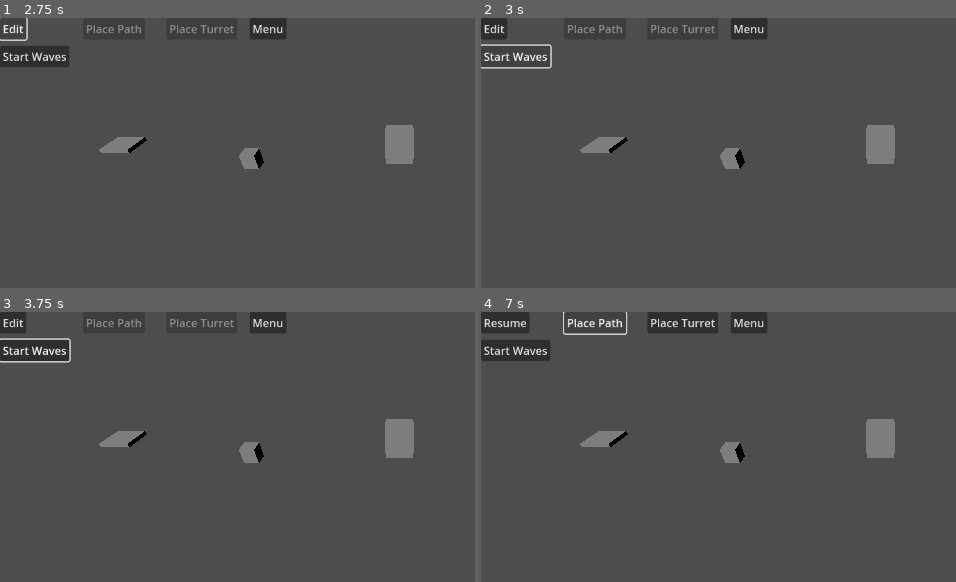
Above: before the commit, frames 1-4 (two rows, left to right).
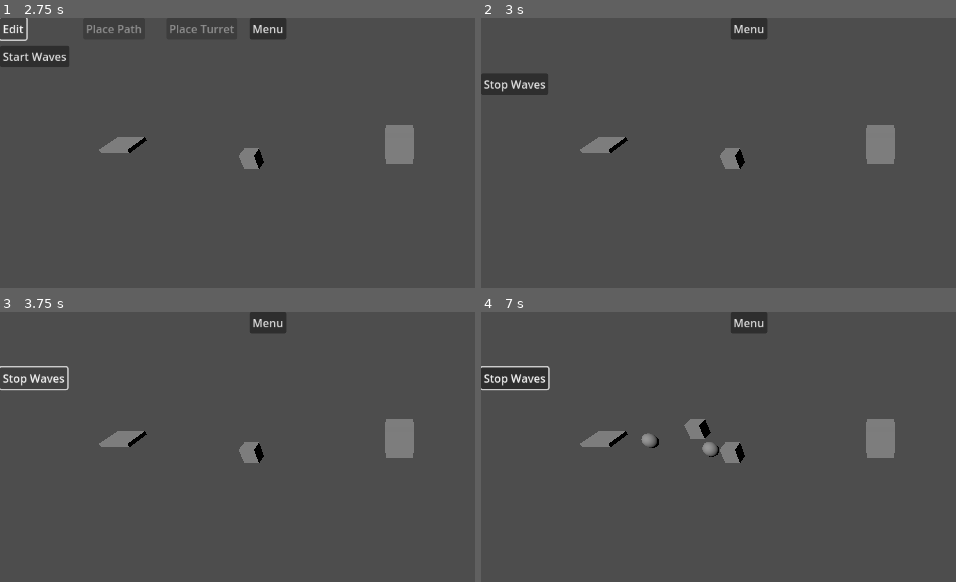
Above: after the commit, the same moments.

Repository: potatozepp/GPT-Test
Game: Godot game, scene res://main.tscn
Same seed, same stepped clock (60 frames per second), same inputs: the game is played once before the commit and once after it.
Inputs (mouse positions are in pixels of both pictures, inside the frame that each line leads up to):
- Up to frame 1 (2.75 s): click "New Game" at 0.5 s; click "Edit" at 1.25 s; click "Resume" at 2 s
- Up to frame 2 (3 s): click "Start Waves" at 2.75 s
- Up to frame 3 (3.75 s): click (33, 379) at 3.5 s, where only the run after the commit has a clickable "Stop Waves"
- Up to frame 4 (7 s): click (514, 349) at 4.25 s, where only the run before the commit has a clickable "Start Waves"; click (495, 322) at 5 s, where only the run before the commit has a clickable "Edit"; click (595, 322) at 5.75 s, where only the run before the commit has a clickable "Place Path"; click (585, 322) at 6.5 s, where only the run before the commit has a clickable "Cancel"

Frame 1 is identical in both runs. In frame 2, 2.1% of the frame differs, in the area x 0-50%, y 0-29%; in frame 3, 2.4%; in frame 4, 4.9%, in the area x 0-51%, y 0-54%.

Commit message:
fix logic

Diff:
--- a/enemy.gd
+++ b/enemy.gd
@@ -73,8 +73,8 @@
 			neighbors.append(p)
 	return neighbors
 
-func _find_nearest(pos: Vector3, positions: Array[Vector3]) -> Vector3:
-	var nearest := positions[0]
+func _find_nearest(pos: Vector3, positions: Array) -> Vector3:
+	var nearest: Vector3 = positions[0]
 	var min_dist := pos.distance_to(nearest)
 	for p in positions:
 		var d := pos.distance_to(p)
--- a/main.gd
+++ b/main.gd
@@ -170,43 +170,21 @@
 func start_waves() -> void:
 	if not game_loaded:
 		return
-		waves_running = true
-		editing_mode = false
-		edit_button.disabled = true
-		edit_button.text = "Edit"
-		run_button.hide()
-		stop_button.show()
-		placement_mode = ""
-		preview_path.hide()
-		preview_tower.hide()
-		path_button.text = "Place Path"
-		turret_button.text = "Place Turret"
-		spawn_time = spawn_interval
+	waves_running = true
+	editing_mode = false
+	run_button.hide()
+	stop_button.show()
+	placement_mode = ""
+	edit_button.hide()
+	preview_path.hide()
+	preview_tower.hide()
+	path_button.hide()
+	turret_button.hide()
+	spawn_time = spawn_interval
 
 func stop_waves() -> void:
 	if not waves_running:
 		return
-	waves_running = false
-	editing_mode = true
-	edit_button.disabled = false
-	edit_button.text = "Resume"
-	run_button.show()
-	stop_button.hide()
-	if placement_mode == "path":
-		preview_path.show()
-		preview_tower.hide()
-		path_button.text = "Cancel"
-		turret_button.text = "Place Turret"
-	elif placement_mode == "turret":
-		preview_tower.show()
-		preview_path.hide()
-		turret_button.text = "Cancel"
-		path_button.text = "Place Path"
-	else:
-		preview_path.hide()
-		preview_tower.hide()
-		path_button.text = "Place Path"
-		turret_button.text = "Place Turret"
 	spawn_time = spawn_interval
 	var enemies = get_tree().get_nodes_in_group("enemies")
 	for e in enemies:
--- a/tower.gd
+++ b/tower.gd
@@ -11,12 +11,12 @@
 	_cooldown -= delta
 	if _cooldown > 0:
 		return
-		var enemies = get_tree().get_nodes_in_group("enemies")
-		for e in enemies:
-				if position.distance_to(e.position) <= range:
-						var p = Projectile.new()
-						p.speed = projectile_speed
-						p.setup(position, e, miss_radius)
-						get_parent().add_child(p)
-						_cooldown = fire_rate
-						break
+	var enemies = get_tree().get_nodes_in_group("enemies")
+	for e in enemies:
+		if position.distance_to(e.position) <= range:
+			var p = Projectile.new()
+			p.speed = projectile_speed
+			p.setup(position, e, miss_radius)
+			get_parent().add_child(p)
+			_cooldown = fire_rate
+			break
